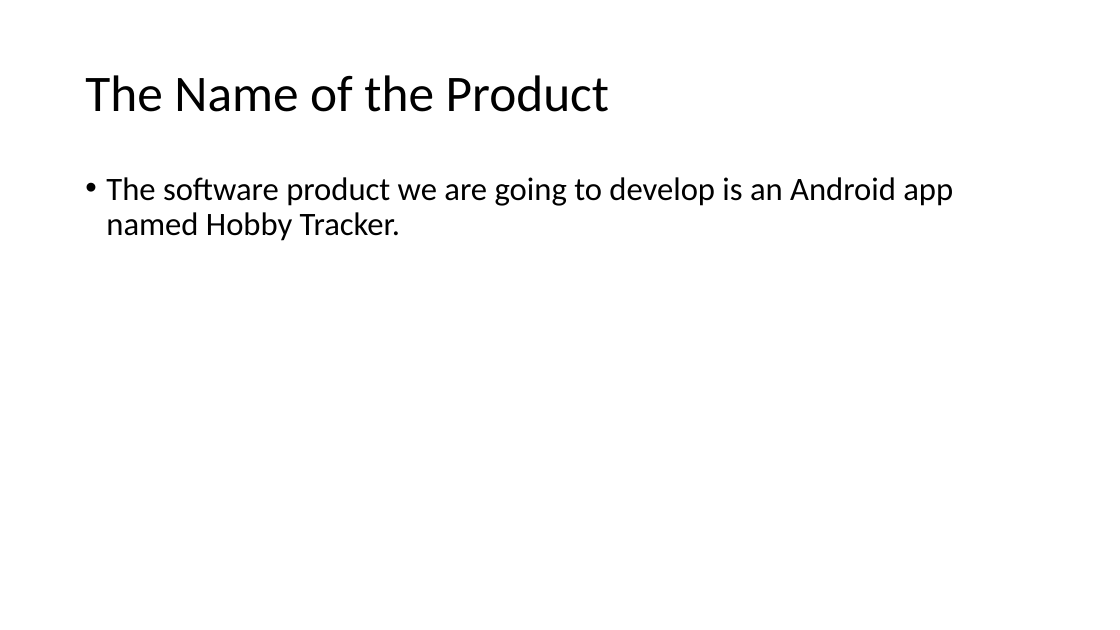
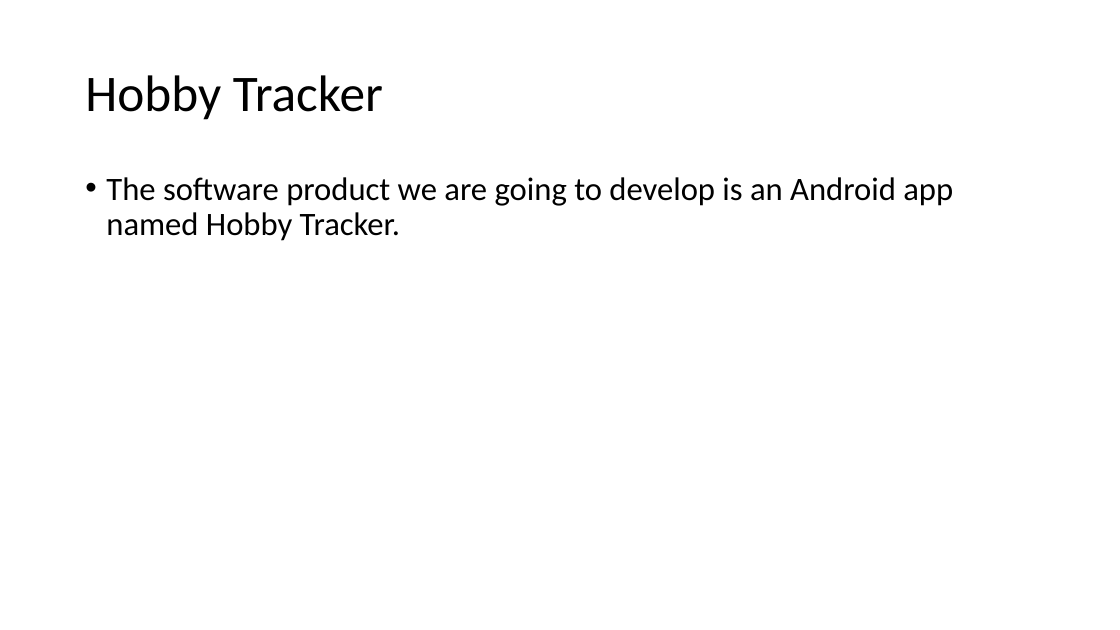
Before and after one commit to COSC481W-2019Winter/classproject-activitease, a slide deck: slide 2 of Marketing Requirements.pptx. Drawn at 1120x630 pixels with LibreOffice and Linux fonts; fonts in the diff are those of the drawing. Boxes give left, top, right and bottom in pixels: in the first picture for what was removed or moved away, otherwise in the second. Text is boxed around its words. In the diff, an @@ line names an element or a change of style, - is before the commit and + after.

```diff
--- a/Marketing Requirements.pptx
+++ b/Marketing Requirements.pptx
@@ title at (85, 75, 383, 120): text changed @@
-The Name of the Product
+Hobby Tracker
```
